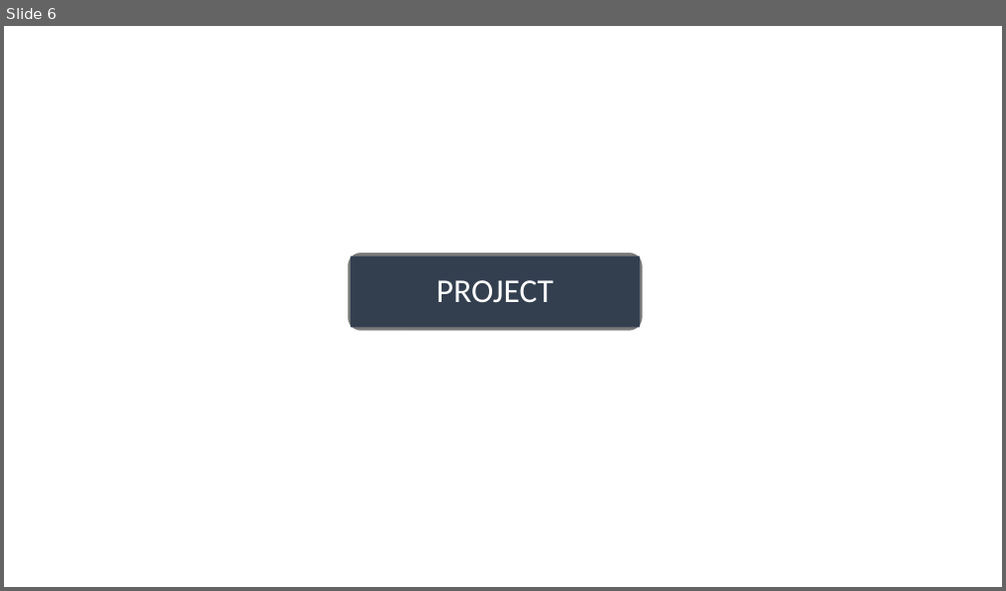
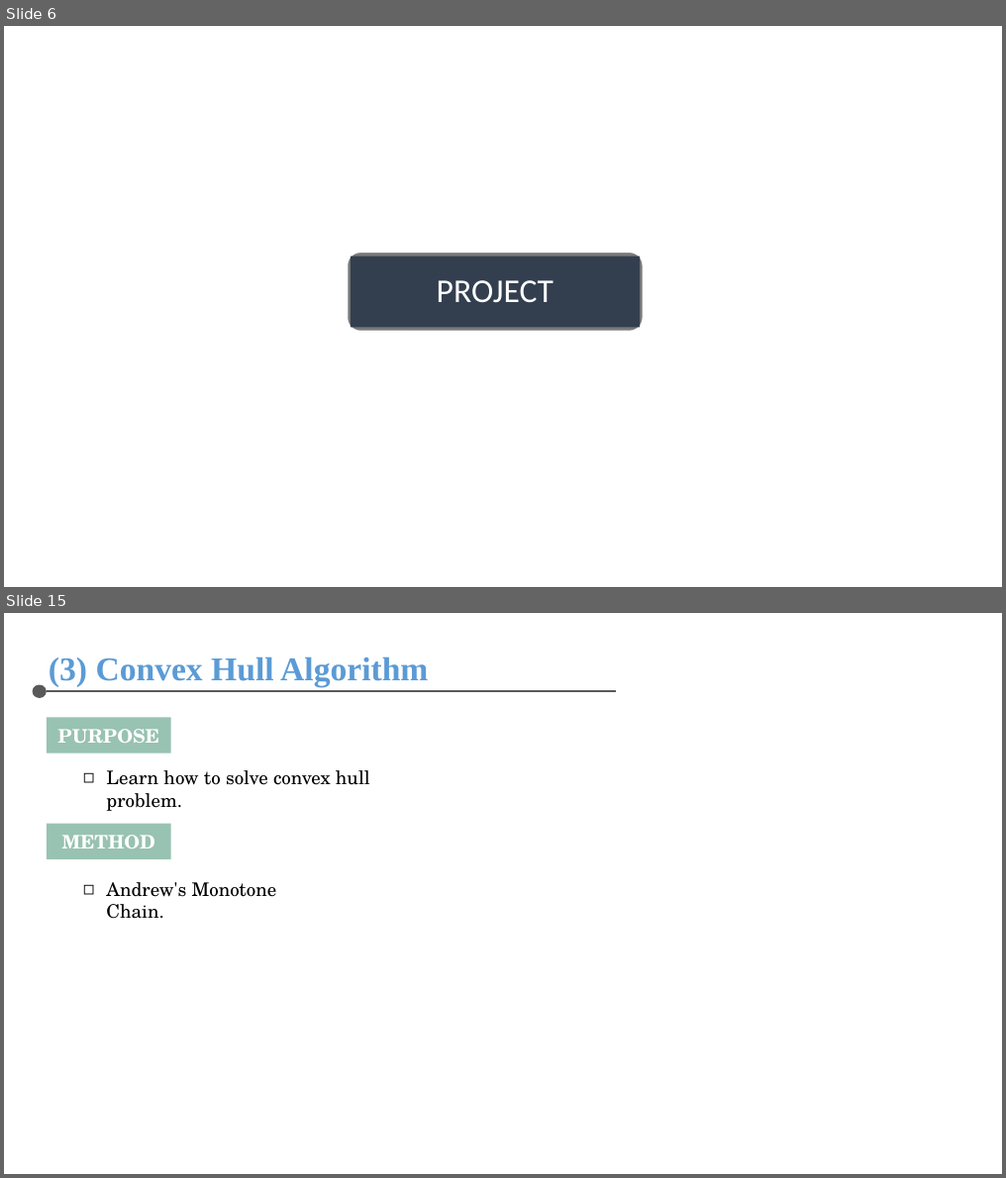
Before and after one commit to chris-nthu/nodejs-pwa, a slide deck: File/AMAT 履歷/Interview.pptx. Shown one above the other, each under a label of ours: slide 6 before the commit, slides 6 and 15 after it; the slides between them are not shown. The pictures are 1006x591 and 1006x1178 pixels, drawn with LibreOffice and Linux fonts; fonts in the diff are those of the drawing. Boxes give left, top, right and bottom in pixels: in the first picture for what was removed or moved away, otherwise in the second. Text is boxed around its words. In the diff, an @@ line names an element or a change of style, - is before the commit and + after.

```diff
--- a/File/AMAT 履歷/Interview.pptx
+++ b/File/AMAT 履歷/Interview.pptx
@@ slide 15 added at (4, 613, 1002, 1174), background #FFFFFF @@
@@ text added at (49, 657, 428, 686), 32 pt, text #5B9BD5, bold @@
+(3) Convex Hull Algorithm
@@ ellipse added at (33, 685, 47, 698), fill #595959 @@
@@ line added from (47, 691) to (616, 691), #595959 2 pt @@
@@ rectangle added at (47, 717, 171, 753), fill #98C2B2, 18 pt, text #FFFFFF, bold @@
+PURPOSE
@@ text added at (106, 770, 370, 811), 18 pt, text #000000 @@
+◻ Learn how to solve convex hull problem.
@@ rectangle added at (47, 823, 171, 860), fill #98C2B2, 18 pt, text #FFFFFF, bold @@
+METHOD
@@ text added at (106, 882, 277, 919), 18 pt, text #000000 @@
+◻ Andrew's Monotone Chain.
```
Also in this commit, not shown: 5 slides changed, 9 other slides added.
